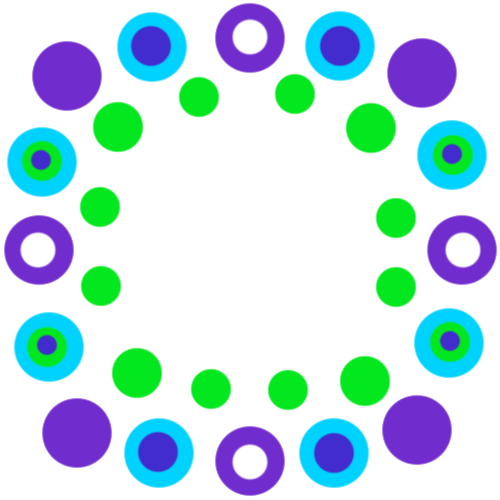
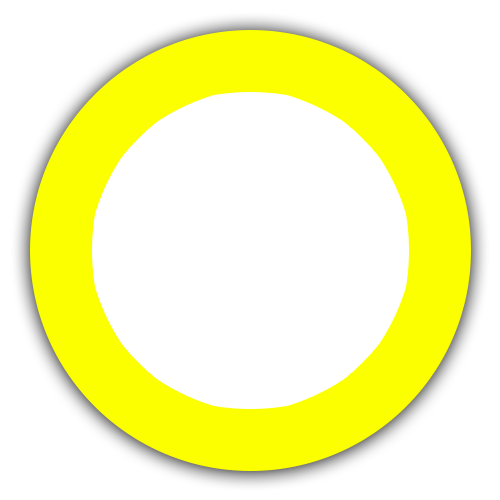
Layered file, before and after one edit (500 x 500). Changes by layer:
added layer "Ellipse 1" above "Layer 0" over [30, 30, 471, 471]
hid "Layer 0" over [3, 2, 498, 497]
